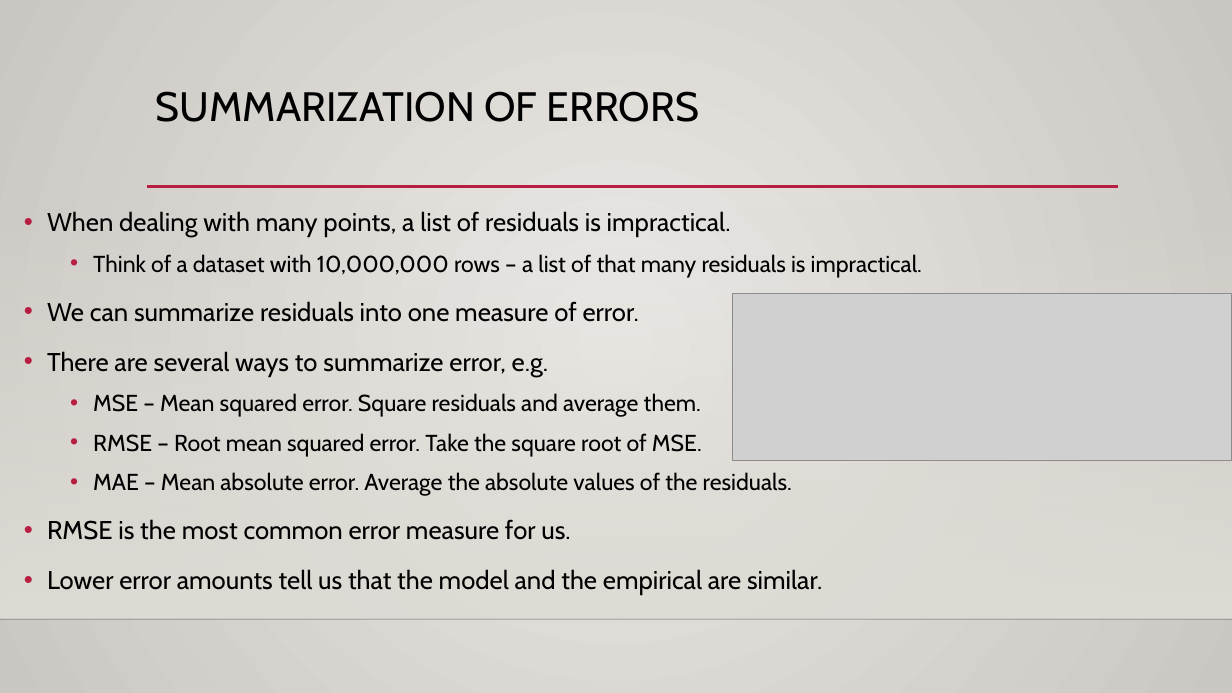
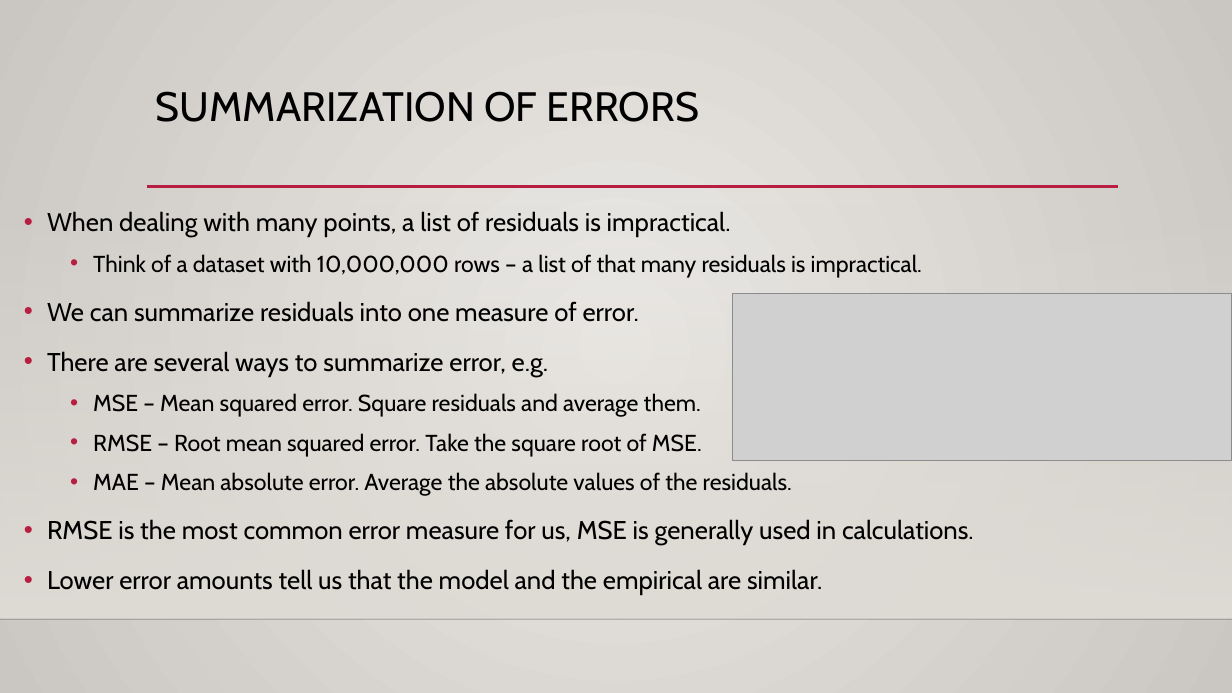
Before and after one commit to AkeemSemper/ML_for_Non_DS_Students, a slide deck: slide 12 of course_resources/slides/Used/010_Errors.pptx (slide 10 before the commit). Drawn at 1232x693 pixels with LibreOffice and Linux fonts; fonts in the diff are those of the drawing; grey boxes stand for pictures; background and template pictures are left out. Boxes give left, top, right and bottom in pixels: in the first picture for what was removed or moved away, otherwise in the second. Text is boxed around its words. In the diff, an @@ line names an element or a change of style, - is before the commit and + after.

```diff
--- a/course_resources/slides/Used/010_Errors.pptx
+++ b/course_resources/slides/Used/010_Errors.pptx
@@ text at (47,519,974,545): text changed @@
-• RMSE is the most common error measure for us.
+• RMSE is the most common error measure for us, MSE is generally used in calculations.
```
Also in this commit, not shown: 3 other slides changed, 9 slides added, 11 other files.
